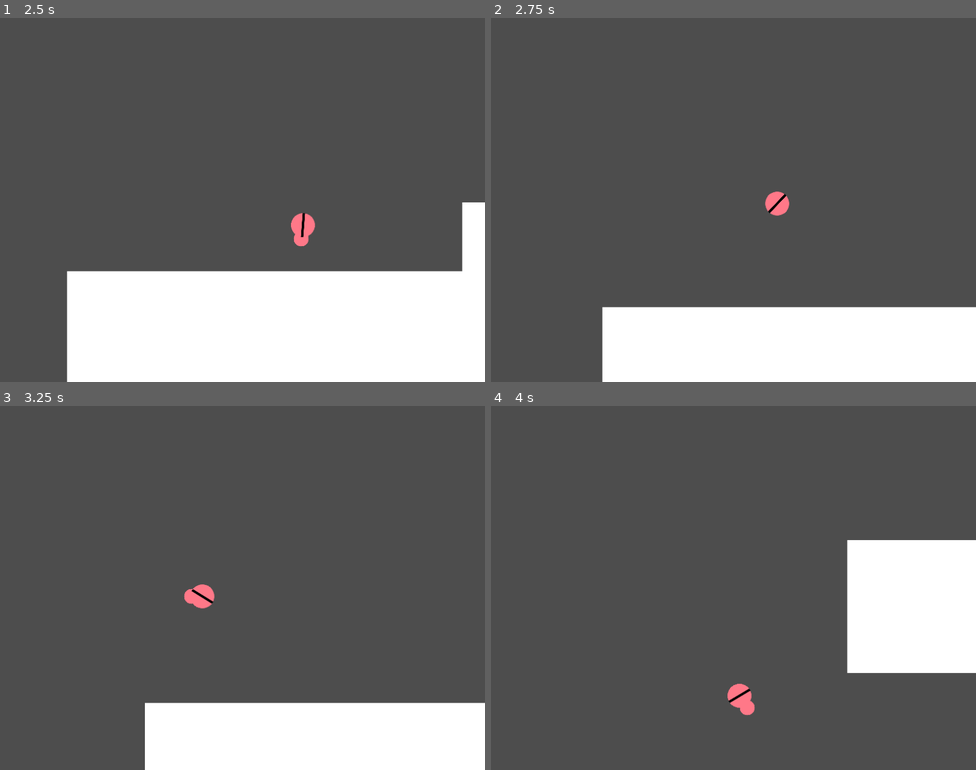
Above: before the commit, frames 1-4 (two rows, left to right).
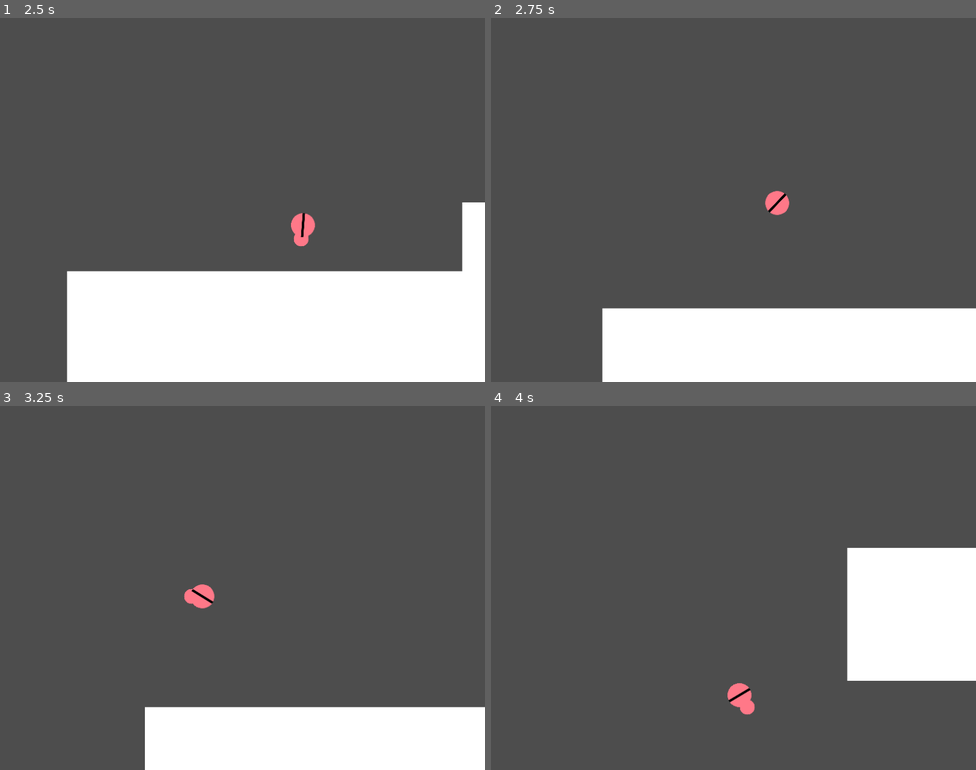
Above: after the commit, the same moments.

Repository: JeppeLindberg/untitled_game_jam_102
Game: Godot game, scene res://scenes/main.tscn
Two runs of this game, one before a commit and one after it. Both use one fixed random seed, a clock stepped at 60 frames per second and the inputs below.
Inputs (mouse positions are in pixels of both pictures, inside the frame that each line leads up to):
- Up to frame 1 (2.5 s): move the mouse to (218, 272) at 0.52 s; hold D (move_right) 0.53-2.03 s; click (218, 272) at 0.6 s; move the mouse to (388, 254) at 1.27 s; click (388, 254) at 1.35 s; move the mouse to (97, 145) at 2.02 s; hold A (move_left) from 2.03 s (still down); click (97, 145) at 2.1 s
- Up to frame 2 (2.75 s): keep holding A (move_left)
- Up to frame 3 (3.25 s): keep holding A (move_left); move the mouse to (266, 588) at 2.77 s; click (266, 588) at 2.85 s
- Up to frame 4 (4 s): keep holding A (move_left); move the mouse to (660, 497) at 3.52 s; click (660, 497) at 3.6 s

Frame 1 is identical in both runs. In frame 2, 0.4% of the frame differs, in the area x 22-100%, y 47-80%; in frame 3, 0.9%; in frame 4, 1.2%, in the area x 48-100%, y 36-85%.

Commit message:
progress

Diff:
--- a/scripts/leg.gd
+++ b/scripts/leg.gd
@@ -17,7 +17,7 @@
 
 var start_time: float
 var initialized = false
-var weight_history = [0.0,0.0]
+var sample_history = [0.0,0.0]
 
 func _ready() -> void:
 	shape = get_node('shape')
@@ -43,12 +43,13 @@
 
 	var prev_pos = shape_position.global_position
 
-	shape_position.position = lerp(Vector2.ZERO, vector_delta, eject_curve.sample(weight))
+	var sample = eject_curve.sample(weight)
+	shape_position.position = lerp(Vector2.ZERO, vector_delta, sample)
 
-	weight_history.pop_back()
-	weight_history.insert(0, weight)
+	sample_history.pop_back()
+	sample_history.insert(0, sample)
 
-	if weight_history[0] > weight_history[1]:
+	if sample_history[0] > sample_history[1]:
 		if len(main.get_nodes_in_shape(shape, shape_position.global_transform, ground_layer)) != 0:
 			var force_to_add = (player.global_position - shape_position.global_position).normalized() * (prev_pos-shape_position.global_position).length() * jump_power_mult
 			player.linear_velocity += force_to_add
